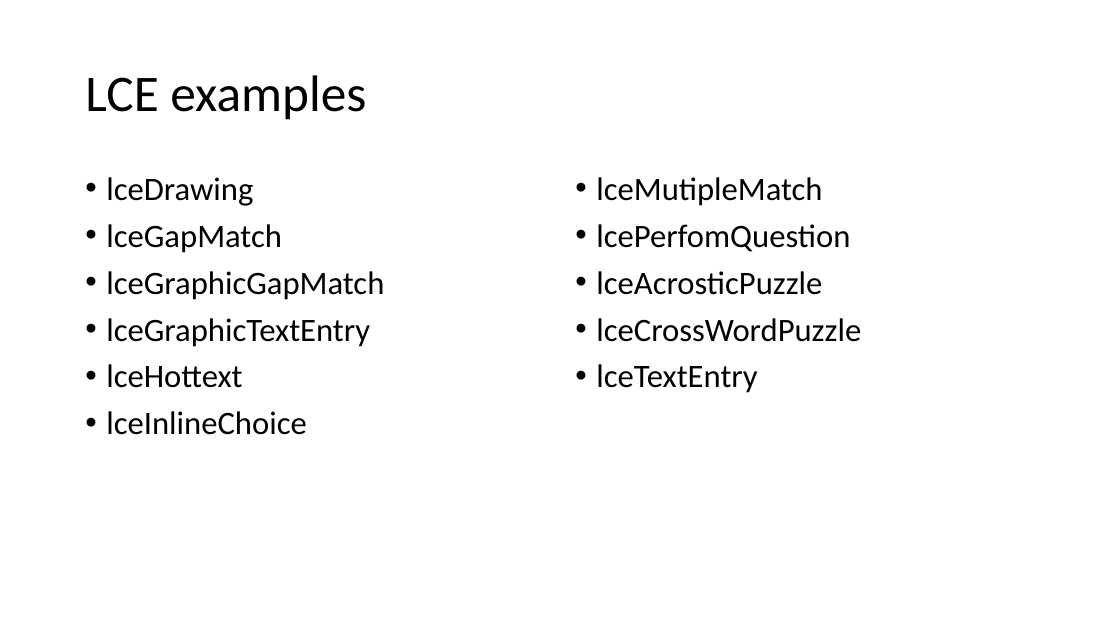
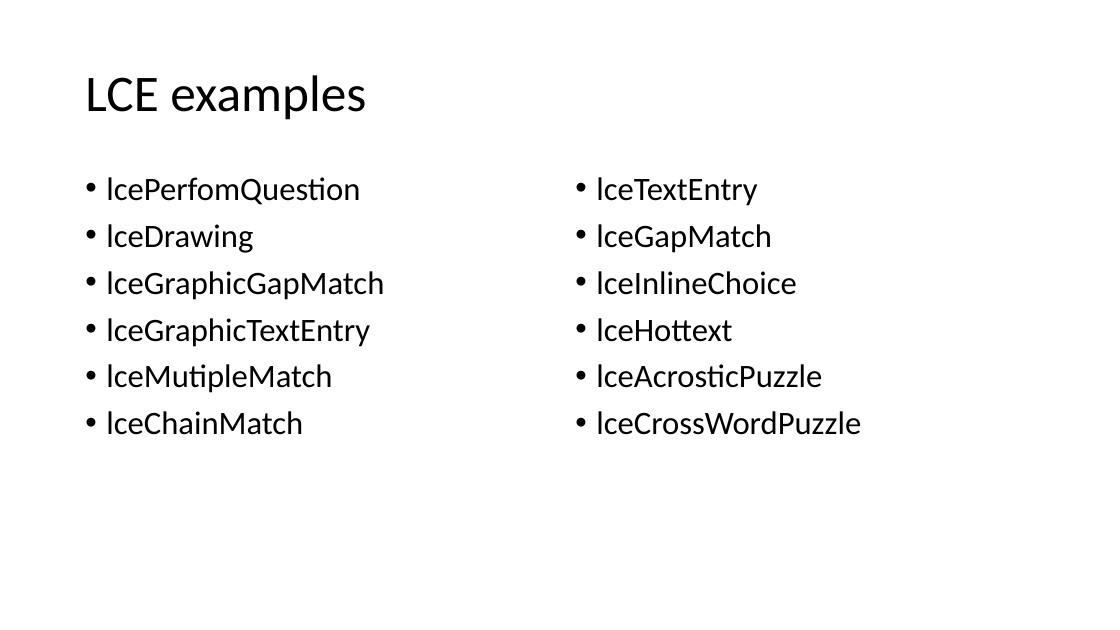
Before and after one commit to birgitstrackenbrock/dita13.lc.extra-interactions, a slide deck: slide 10 of documentation/Interaction_examples_visual.pptx (slide 2 before the commit). Drawn at 1120x630 pixels with LibreOffice and Linux fonts; fonts in the diff are those of the drawing. Boxes give left, top, right and bottom in pixels: in the first picture for what was removed or moved away, otherwise in the second. Text is boxed around its words. In the diff, an @@ line names an element or a change of style, - is before the commit and + after.

```diff
--- a/documentation/Interaction_examples_visual.pptx
+++ b/documentation/Interaction_examples_visual.pptx
@@ text at [106, 177, 360, 205]: paragraph added @@
+• lcePerfomQuestion
@@ text at [596, 177, 796, 342]: text changed @@
-• lceMutipleMatch
-• lcePerfomQuestion
+• lceTextEntry
+• lceGapMatch
+• lceInlineChoice
+• lceHottext
@@ text at [106, 224, 282, 253]: paragraph removed @@
-• lceGapMatch
@@ text at [106, 364, 332, 435]: text changed @@
-• lceHottext
-• lceInlineChoice
+• lceMutipleMatch
+• lceChainMatch
@@ text at [596, 364, 757, 393]: paragraph removed @@
-• lceTextEntry
```
Also in this commit, not shown: 18 other slides changed, 1 slide added.
